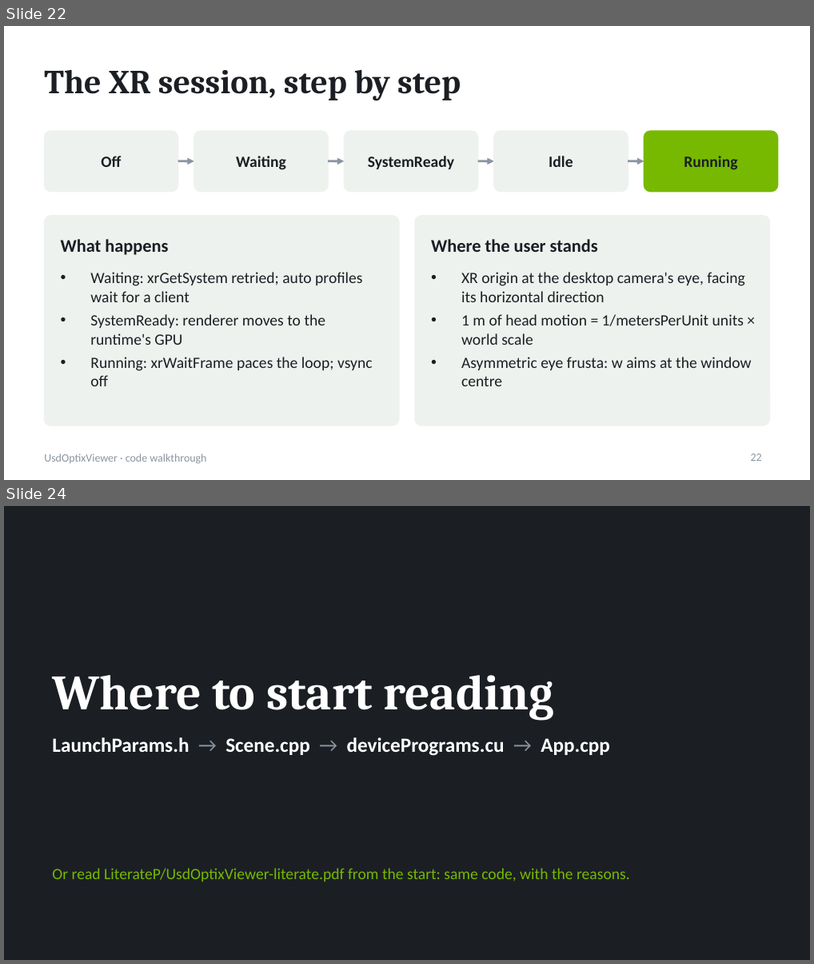
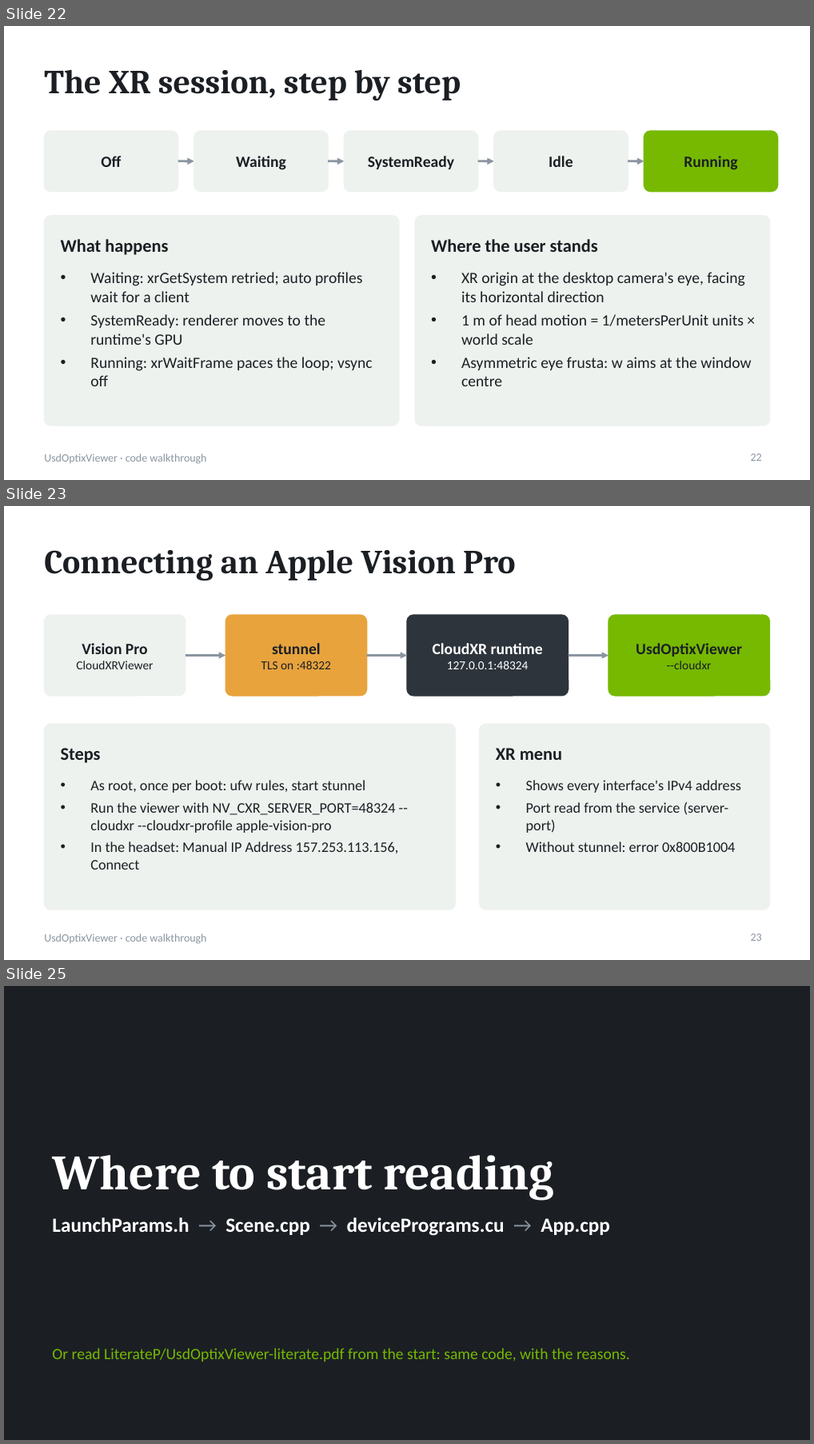
Before and after one commit to pablo-figueroa-uniandes/VizTools, a slide deck: Docs/UsdOptixViewer-code.pptx. Shown one above the other, each under a label of ours: slides 22 and 24 before the commit, slides 22, 23 and 25 after it; the slides between them are not shown. The pictures are 814x964 and 814x1444 pixels, drawn with LibreOffice and Linux fonts; fonts in the diff are those of the drawing. Boxes give left, top, right and bottom in pixels: in the first picture for what was removed or moved away, otherwise in the second. Text is boxed around its words. In the diff, an @@ line names an element or a change of style, - is before the commit and + after.

```diff
--- a/Docs/UsdOptixViewer-code.pptx
+++ b/Docs/UsdOptixViewer-code.pptx
@@ slide 23 added at (4,506,810,960), background #FFFFFF; not listed: 1 template element that a slide beside it also shows @@
@@ title added at (44,550,516,581), 30 pt, text #1B1F24, bold @@
+Connecting an Apple Vision Pro
@@ rounded rectangle added at (44,615,186,696), fill #EEF2EE, outline #EEF2EE 1 pt @@
@@ rounded rectangle added at (226,615,367,696), fill #E8A33D, outline #E8A33D 1 pt @@
@@ rounded rectangle added at (407,615,569,696), fill #2D343C, outline #2D343C 1 pt @@
@@ rounded rectangle added at (609,615,770,696), fill #76B900, outline #76B900 1 pt @@
@@ text added at (76,643,153,669), 11 pt, text #1B1F24 @@
+Vision Pro
+CloudXRViewer
@@ text added at (262,643,331,669), 11 pt, text #1B1F24 @@
+stunnel
+TLS on :48322
@@ text added at (433,643,543,669), 11 pt, text #FFFFFF @@
+CloudXR runtime
+127.0.0.1:48324
@@ text added at (636,643,742,669), 14 pt, text #1B1F24, bold @@
+UsdOptixViewer
+--cloudxr
@@ arrow added from (186, 655) to (226, 655), #8B95A1 2 pt @@
@@ arrow added from (367, 655) to (407, 655), #8B95A1 2 pt @@
@@ arrow added from (569, 655) to (609, 655), #8B95A1 2 pt @@
@@ rounded rectangle added at (44,724,455,909), fill #EEF2EE, outline #EEF2EE 1 pt @@
@@ rounded rectangle added at (480,724,770,909), fill #EEF2EE, outline #EEF2EE 1 pt @@
@@ text added at (61,748,101,763), 16 pt, text #1B1F24, bold @@
+Steps
@@ text added at (496,748,562,760), 16 pt, text #1B1F24, bold @@
+XR menu
@@ text added at (90,780,399,869), 13 pt, text #1B1F24 @@
+• As root, once per boot: ufw rules, start stunnel
+• Run the viewer with NV_CXR_SERVER_PORT=48324 --cloudxr --cloudxr-profile apple-vision-pro
+• In the headset: Manual IP Address 157.253.113.156, Connect
@@ text added at (526,780,742,852), 13 pt, text #1B1F24 @@
+• Shows every interface's IPv4 address
+• Port read from the service (server-port)
+• Without stunnel: error 0x800B1004
@@ page number added at (751,933,762,940), 10 pt, text #8B95A1 @@
+23
@@ what was slide 24 is now slide 25 @@
```
Also in this commit, not shown: 11 slides changed, 2 other files.
